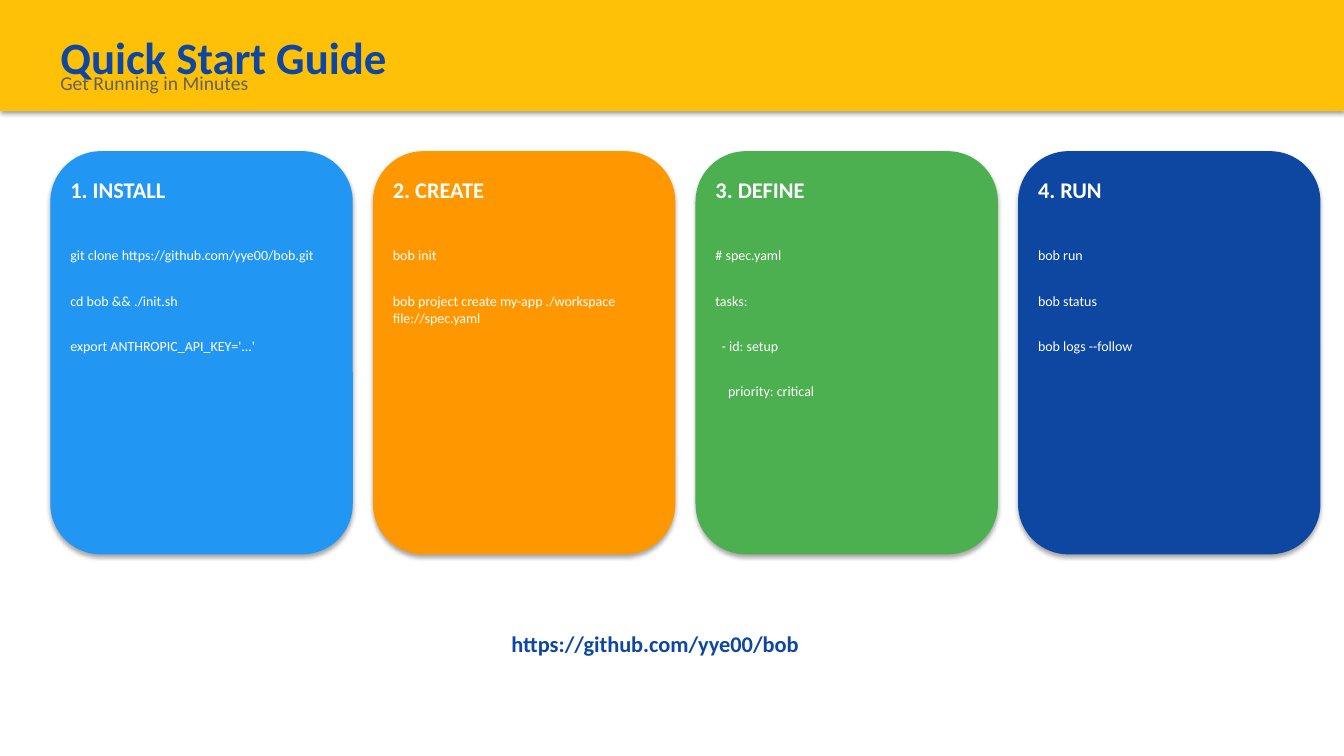
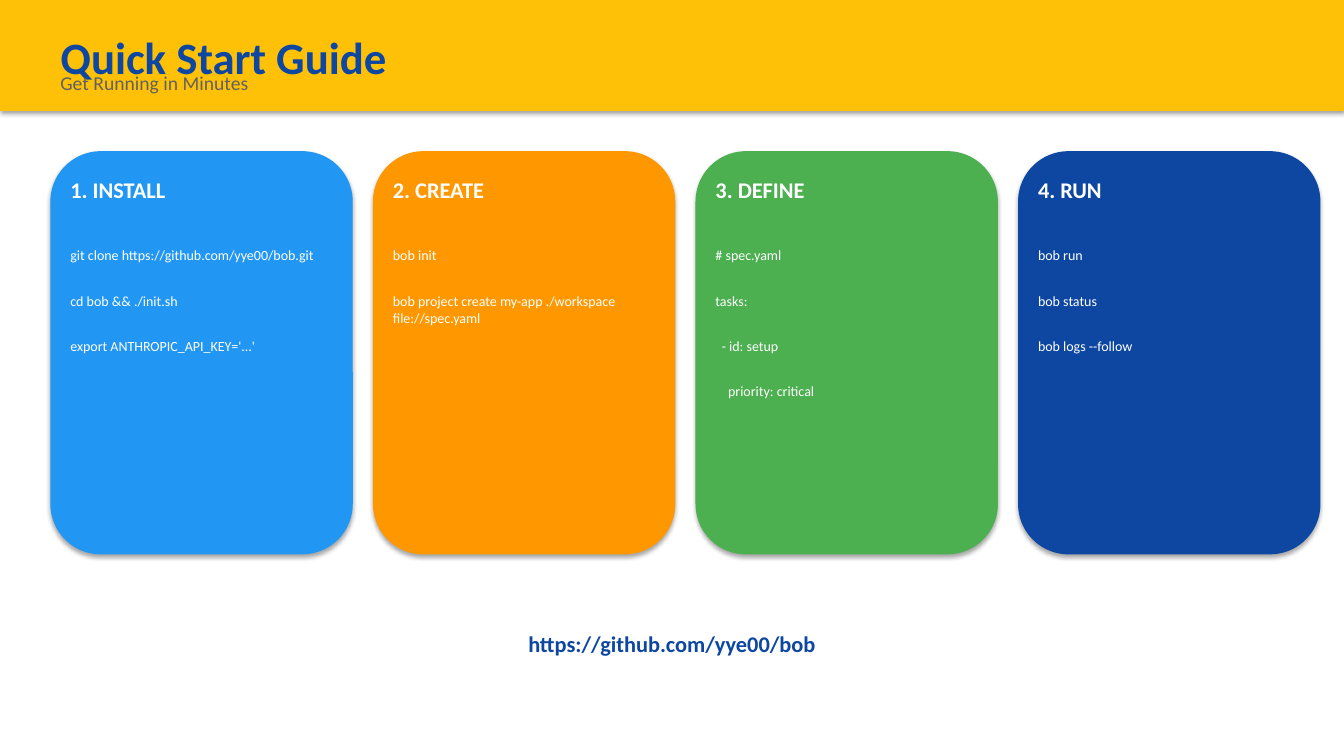
Before and after one commit to yye00/bob, a slide deck: slide 12 of docs/BOB_Presentation.pptx. Drawn at 1344x756 pixels with LibreOffice and Linux fonts; fonts in the diff are those of the drawing. Boxes give left, top, right and bottom in pixels: in the first picture for what was removed or moved away, otherwise in the second. Text is boxed around its words. In the diff, an @@ line names an element or a change of style, - is before the commit and + after.

```diff
--- a/docs/BOB_Presentation.pptx
+++ b/docs/BOB_Presentation.pptx
@@ text "https://github.com/yye00/bob": place and size @@
-text "https://github.com/yye00/bob" at box(511, 636, 798, 656)
+text "https://github.com/yye00/bob" at box(528, 636, 815, 656)
```
Also in this commit, not shown: 4 other slides changed.
